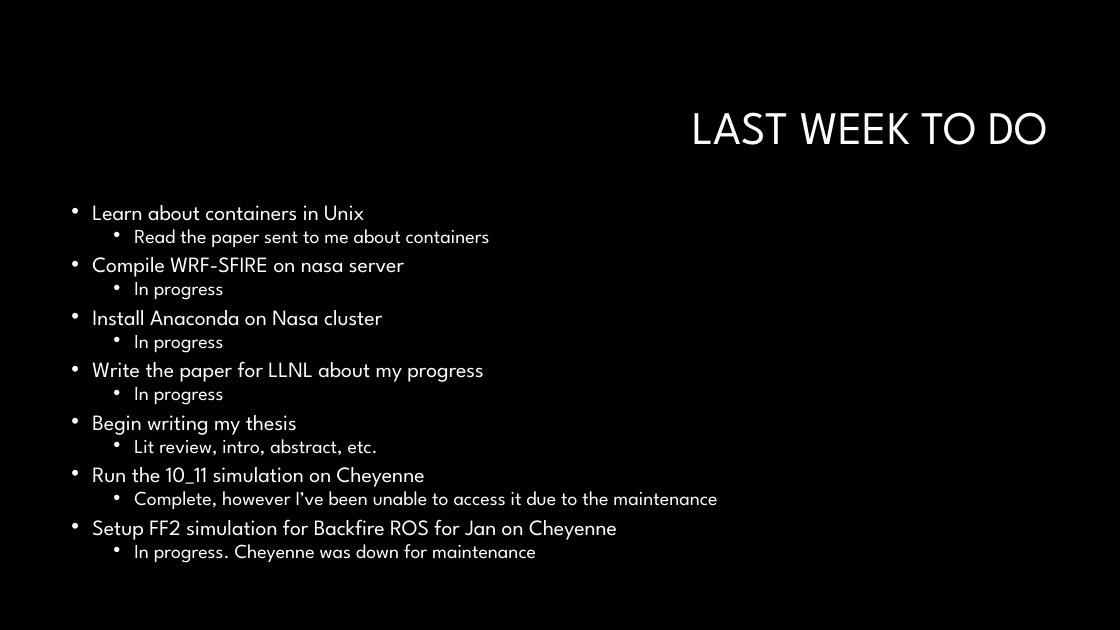
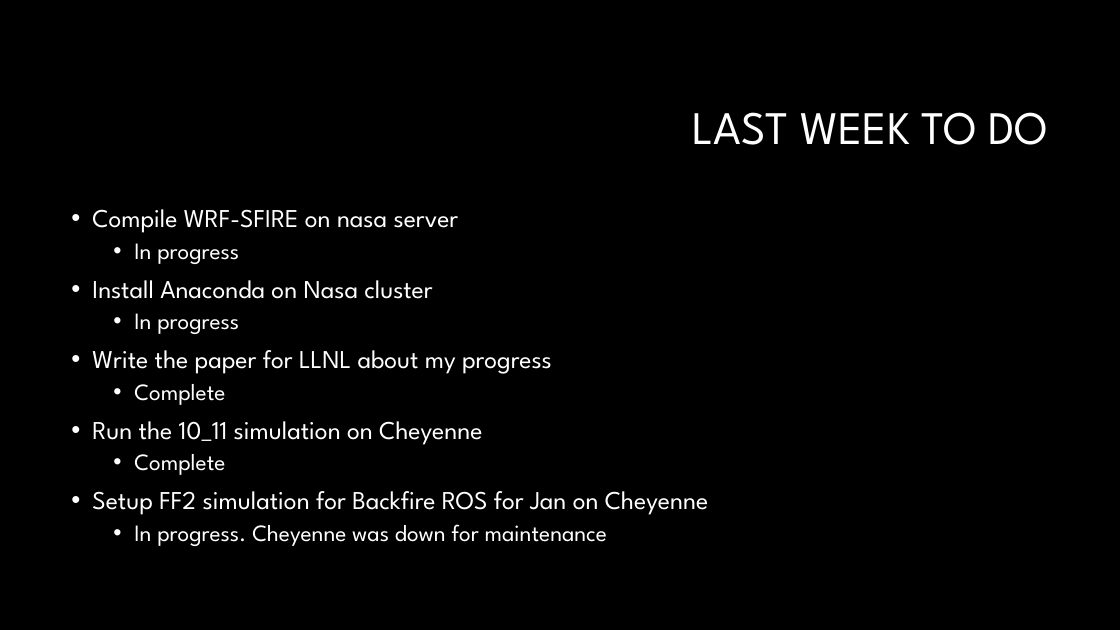
Before and after one commit to Jeremy-Benik/Meeting_Notes, a slide deck: slide 2 of weekly_meetings/10212022_Presentation.pptx. Drawn at 1120x630 pixels with LibreOffice and Linux fonts; fonts in the diff are those of the drawing; background and template pictures are left out. Boxes give left, top, right and bottom in pixels: in the first picture for what was removed or moved away, otherwise in the second. Text is boxed around its words. In the diff, an @@ line names an element or a change of style, - is before the commit and + after.

```diff
--- a/weekly_meetings/10212022_Presentation.pptx
+++ b/weekly_meetings/10212022_Presentation.pptx
@@ text at [92,205,490,247]: paragraphs removed @@
-• Learn about containers in Unix
-  • Read the paper sent to me about containers
@@ text at [92,209,708,546]: size 18.7 to 22 pt in "Compile WRF-SFIRE on nasa server", "Install Anaconda on Nasa cluster", "Write the paper for LLNL about my ...", "Run the 10_11 simulation on Cheyenne" and 1 more places; size 17 to 20 pt in "In progress", "In progress", "In progress. Cheyenne was down for maintenance"; line spacing 0.7 to 0.9 @@
@@ text at [134,384,225,405]: text changed; size 17 to 20 pt @@
-  • In progress
-• Begin writing my thesis
-  • Lit review, intro, abstract, etc.
+  • Complete
@@ text at [134,454,225,475]: text changed; size 17 to 20 pt @@
-  • Complete, however I’ve been unable to access it due to the maintenance
+  • Complete
```
Also in this commit, not shown: 1 other slide changed, 11 slides added, 2 other files.
